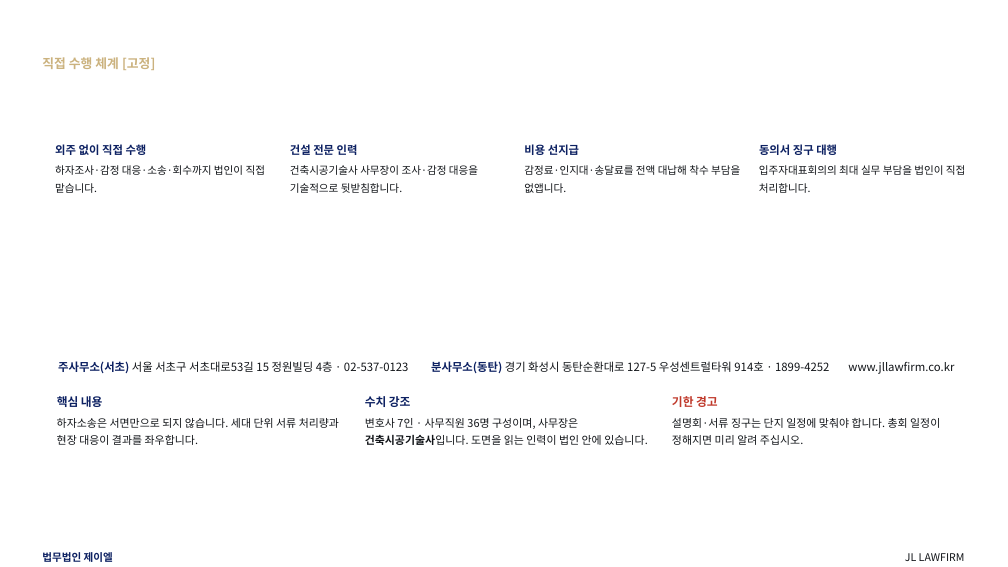
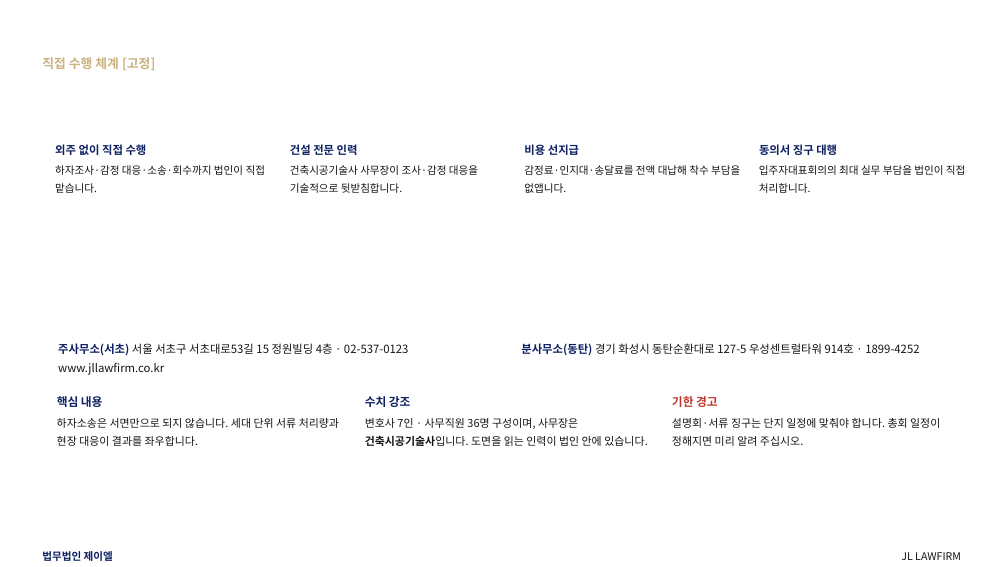
Before and after one commit to kingjin77-rgb/jl-magazine, a slide deck: slide 7 of template/design/preview/JL_하자소송_기본제안서.pptx. Drawn at 1008x567 pixels with LibreOffice and Linux fonts; fonts in the diff are those of the drawing; background and template pictures are left out. Boxes give left, top, right and bottom in pixels: in the first picture for what was removed or moved away, otherwise in the second. Text is boxed around its words. In the diff, an @@ line names an element or a change of style, - is before the commit and + after.

```diff
--- a/template/design/preview/JL_하자소송_기본제안서.pptx
+++ b/template/design/preview/JL_하자소송_기본제안서.pptx
@@ text "주사무소(서초) 서울 서초구 서초대로53길 15 ...": place and size @@
-text "주사무소(서초) 서울 서초구 서초대로53길 15 ..." at [58, 361, 408, 373]
+text "주사무소(서초) 서울 서초구 서초대로53길 15 ..." at [58, 343, 408, 355]
@@ text "www.jllawfirm.co.kr": place and size @@
-text "www.jllawfirm.co.kr" at [848, 362, 954, 374]
+text "www.jllawfirm.co.kr" at [58, 363, 164, 375]
@@ text "분사무소(동탄) 경기 화성시 동탄순환대로 127-5 ...": place and size @@
-text "분사무소(동탄) 경기 화성시 동탄순환대로 127-5 ..." at [431, 361, 829, 373]
+text "분사무소(동탄) 경기 화성시 동탄순환대로 127-5 ..." at [521, 343, 919, 355]
@@ text "JL LAWFIRM": place and size @@
-text "JL LAWFIRM" at [905, 553, 965, 561]
+text "JL LAWFIRM" at [901, 552, 961, 560]
```
Also in this commit, not shown: 91 other slides changed, 2 other files.
